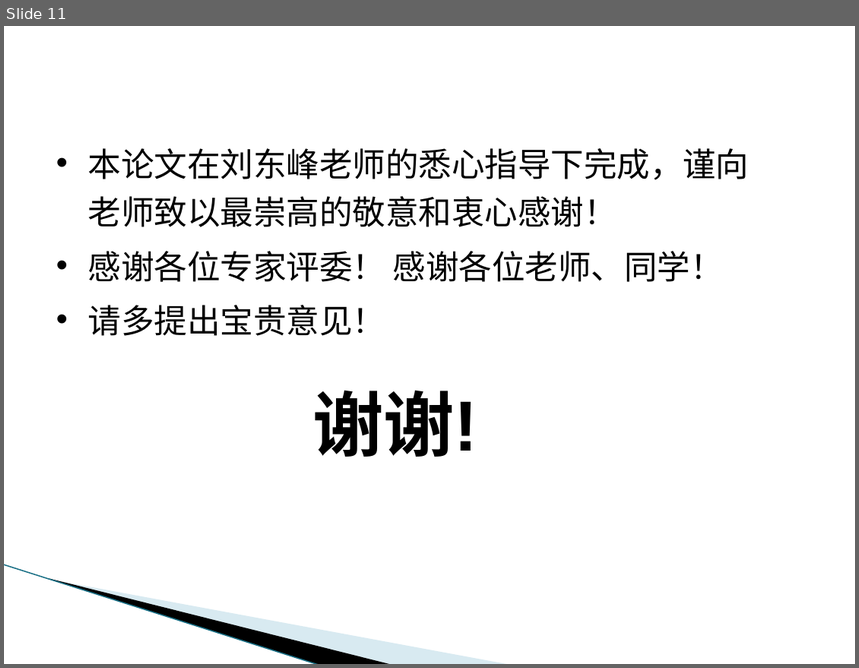
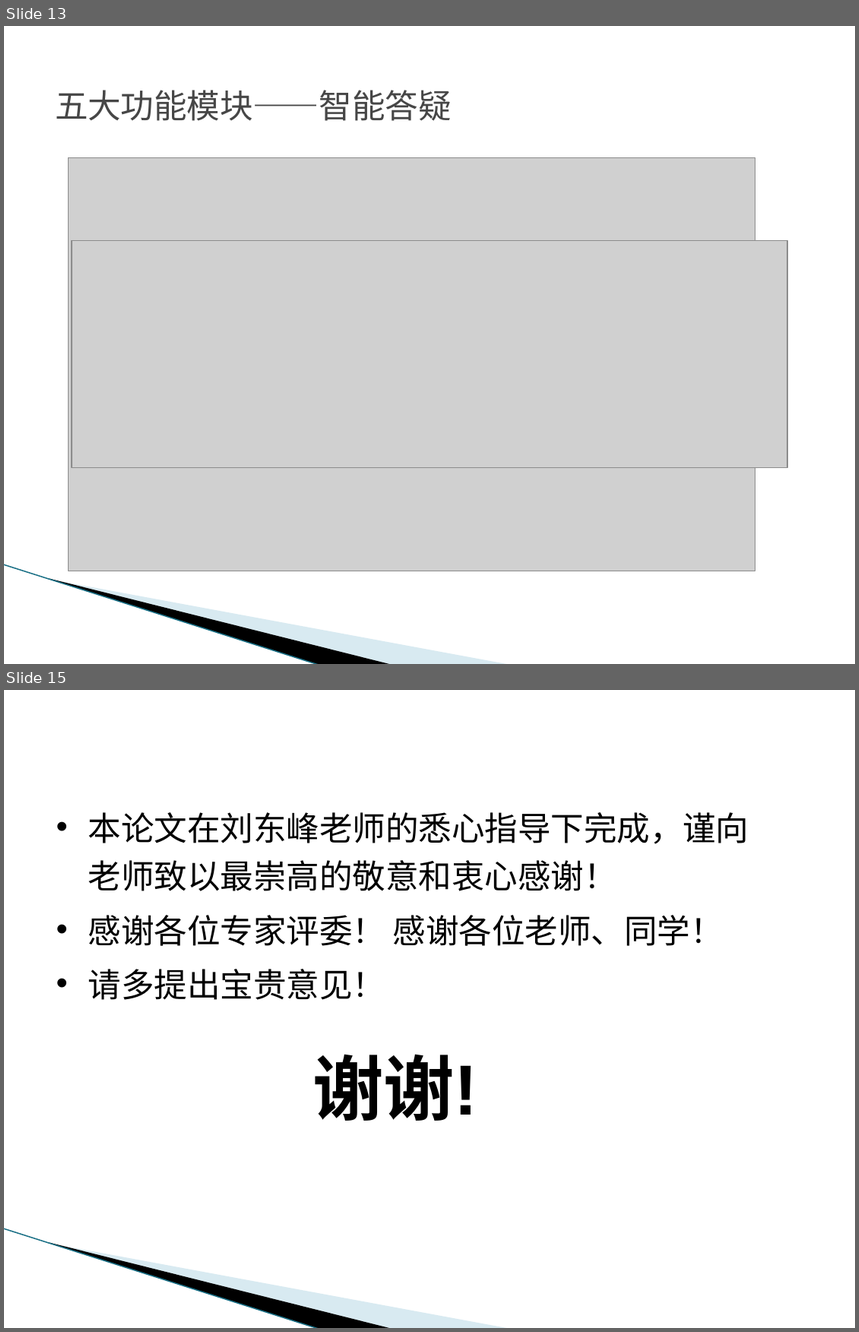
Before and after one commit to zxy15914507674/bishe, a slide deck: 张祥裕答辩PPT.pptx. Shown one above the other, each under a label of ours: slide 11 before the commit, slides 13 and 15 after it; the slides between them are not shown. The pictures are 859x668 and 859x1332 pixels, drawn with LibreOffice and Linux fonts; fonts in the diff are those of the drawing; grey boxes stand for pictures; background and template pictures are left out. Boxes give left, top, right and bottom in pixels: in the first picture for what was removed or moved away, otherwise in the second. Text is boxed around its words. In the diff, an @@ line names an element or a change of style, - is before the commit and + after.

Commit message:
智能语音模块和智能答疑模块完成

```diff
--- a/张祥裕答辩PPT.pptx
+++ b/张祥裕答辩PPT.pptx
@@ slide 13 added at <box>4,26,855,664</box>, background #FFFFFF; not listed: 3 template elements that a slide beside it also shows @@
@@ title added at <box>55,90,452,121</box>, 28 pt, text #464646 @@
+五大功能模块——智能答疑
@@ picture added at <box>68,158,756,571</box> @@
@@ picture added at <box>71,240,787,468</box> @@
@@ what was slide 11 is now slide 15 @@
```
Also in this commit, not shown: 2 slides changed, 3 other slides added.
